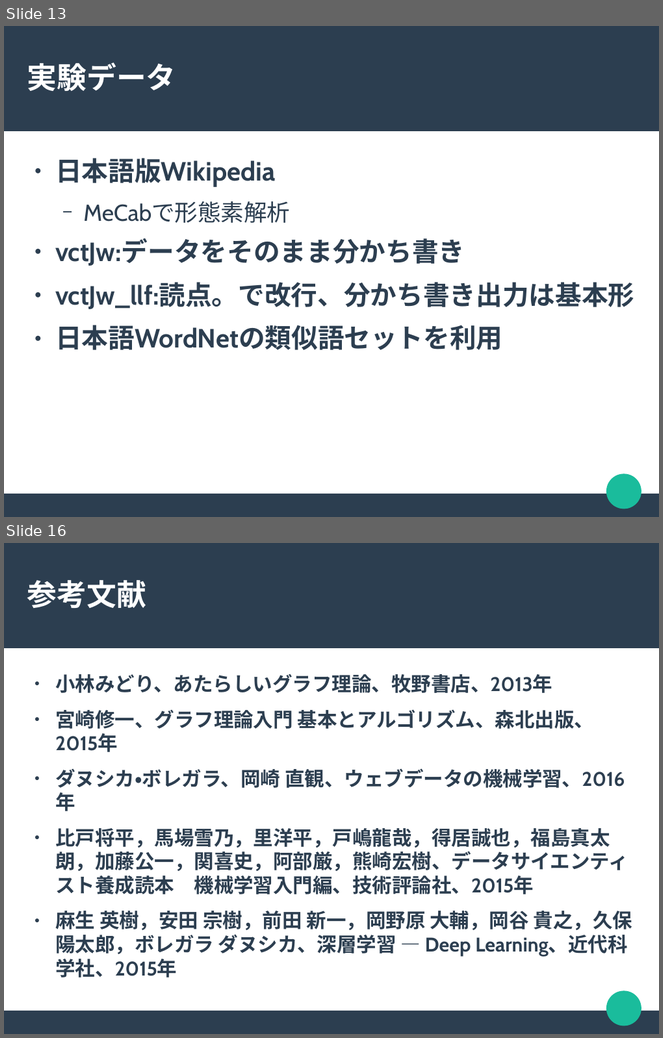
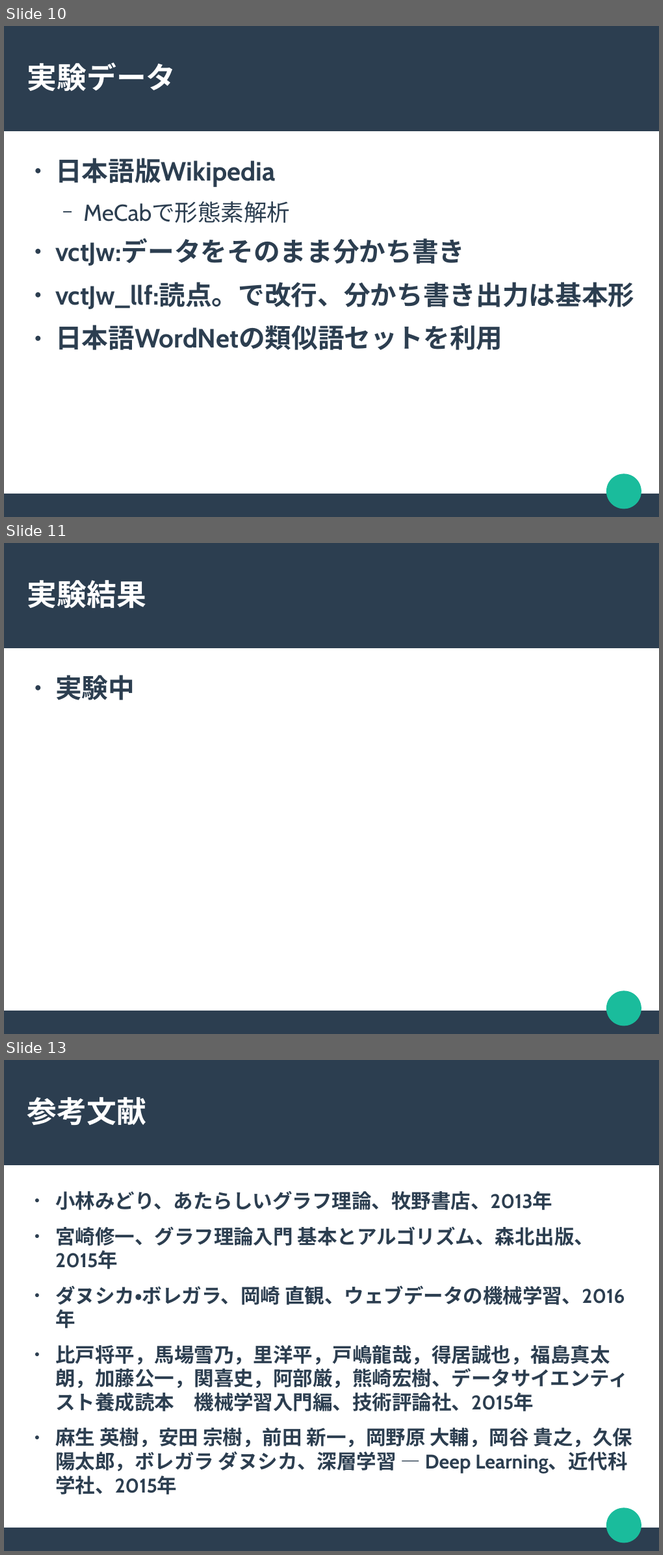
Before and after one commit to chocolaolantan/thesis, a slide deck: note/ハンガリアン法による語の相似関係抽出.odp. Shown one above the other, each under a label of ours: slides 13 and 16 before the commit, slides 10, 11 and 13 after it; the slides between them are not shown. The pictures are 663x1038 and 663x1555 pixels, drawn with LibreOffice and Linux fonts; fonts in the diff are those of the drawing. Boxes give left, top, right and bottom in pixels: in the first picture for what was removed or moved away, otherwise in the second. Text is boxed around its words. In the diff, an @@ line names an element or a change of style, - is before the commit and + after.

Commit message:
実験結果まとめ開始

```diff
--- a/note/ハンガリアン法による語の相似関係抽出.odp
+++ b/note/ハンガリアン法による語の相似関係抽出.odp
@@ slide 11 added at (4, 543, 659, 1034), background #FFFFFF; not listed: 3 template elements that a slide beside it also shows @@
@@ title added at (27, 580, 146, 608), 36 pt, text #FFFFFF, bold @@
+実験結果
@@ text added at (55, 675, 135, 700), 32 pt, text #2C3E50, bold @@
+● 実験中
@@ what was slide 13 is now slide 10 @@
@@ what was slide 16 is now slide 13 @@
```
Also in this commit, not shown: 1 slide changed, 5 other slides added, 9 slides removed, 10 other files.
